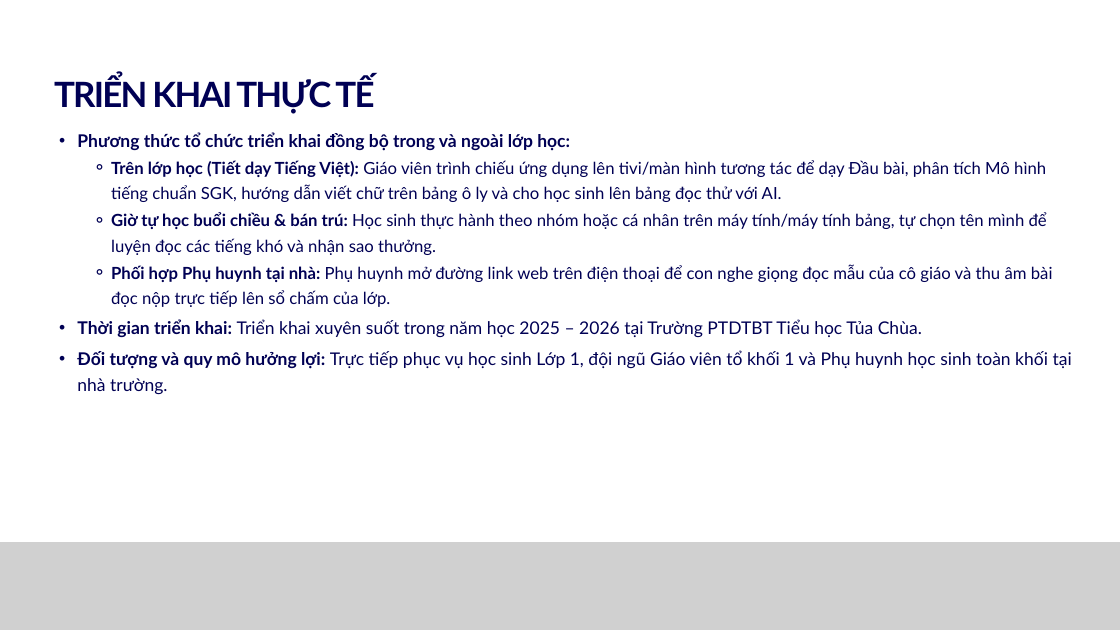
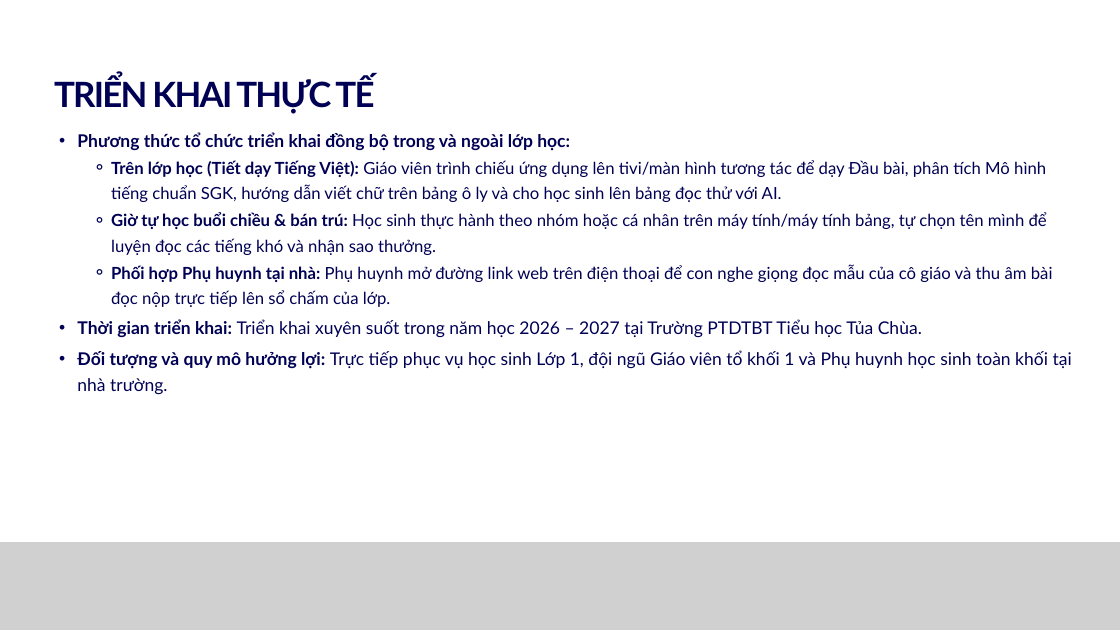
Before and after one commit to hienlinhthxn-del/H-c-Ti-ng-Vi-t-1-A2, a slide deck: slide 6 of public/CUNG_EM_HOC_TIENG_VIET_AI_Phan_Thi_Hien.pptx. Drawn at 1120x630 pixels with LibreOffice and Linux fonts; fonts in the diff are those of the drawing; grey boxes stand for pictures. Boxes give left, top, right and bottom in pixels: in the first picture for what was removed or moved away, otherwise in the second. Text is boxed around its words. In the diff, an @@ line names an element or a change of style, - is before the commit and + after.

Commit message:
Update school year to 2026 - 2027 across app and presentation

```diff
--- a/public/CUNG_EM_HOC_TIENG_VIET_AI_Phan_Thi_Hien.pptx
+++ b/public/CUNG_EM_HOC_TIENG_VIET_AI_Phan_Thi_Hien.pptx
@@ text at <box>77,320,922,337</box>: text changed @@
-  • Thời gian triển khai: Triển khai xuyên suốt trong năm học 2025 – 2026 tại Trường PTDTBT Tiểu học Tủa Chùa.
+  • Thời gian triển khai: Triển khai xuyên suốt trong năm học 2026 – 2027 tại Trường PTDTBT Tiểu học Tủa Chùa.
```
Also in this commit, not shown: 1 other file.
